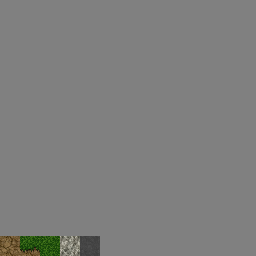
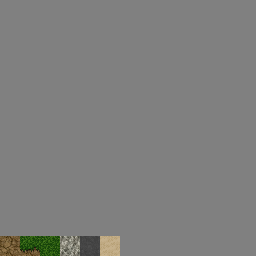
Layered file, before and after one edit (256x256). Changes by layer:
added layer "sand" above "dirt" over (100, 236, 120, 256)
